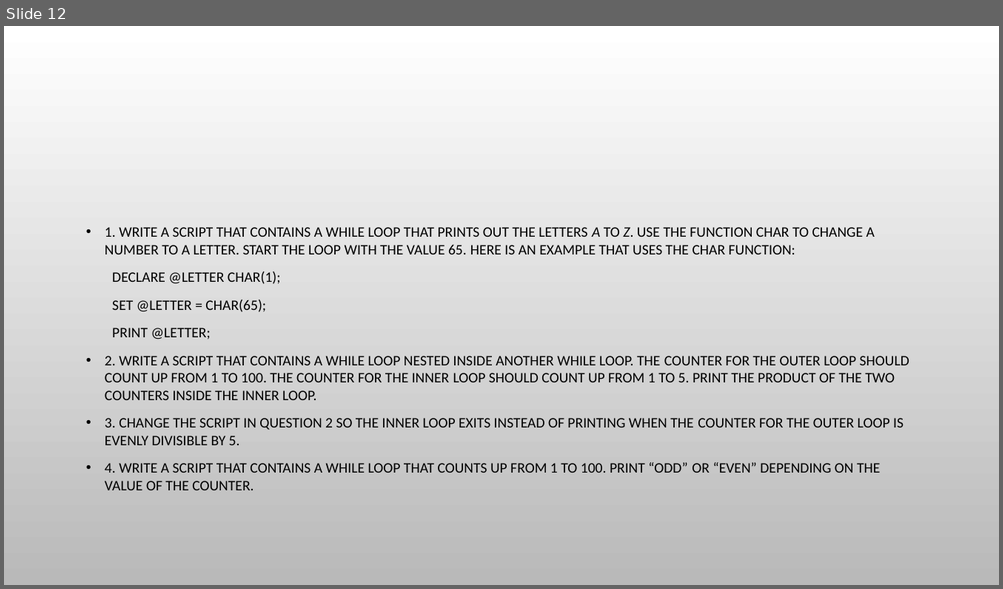
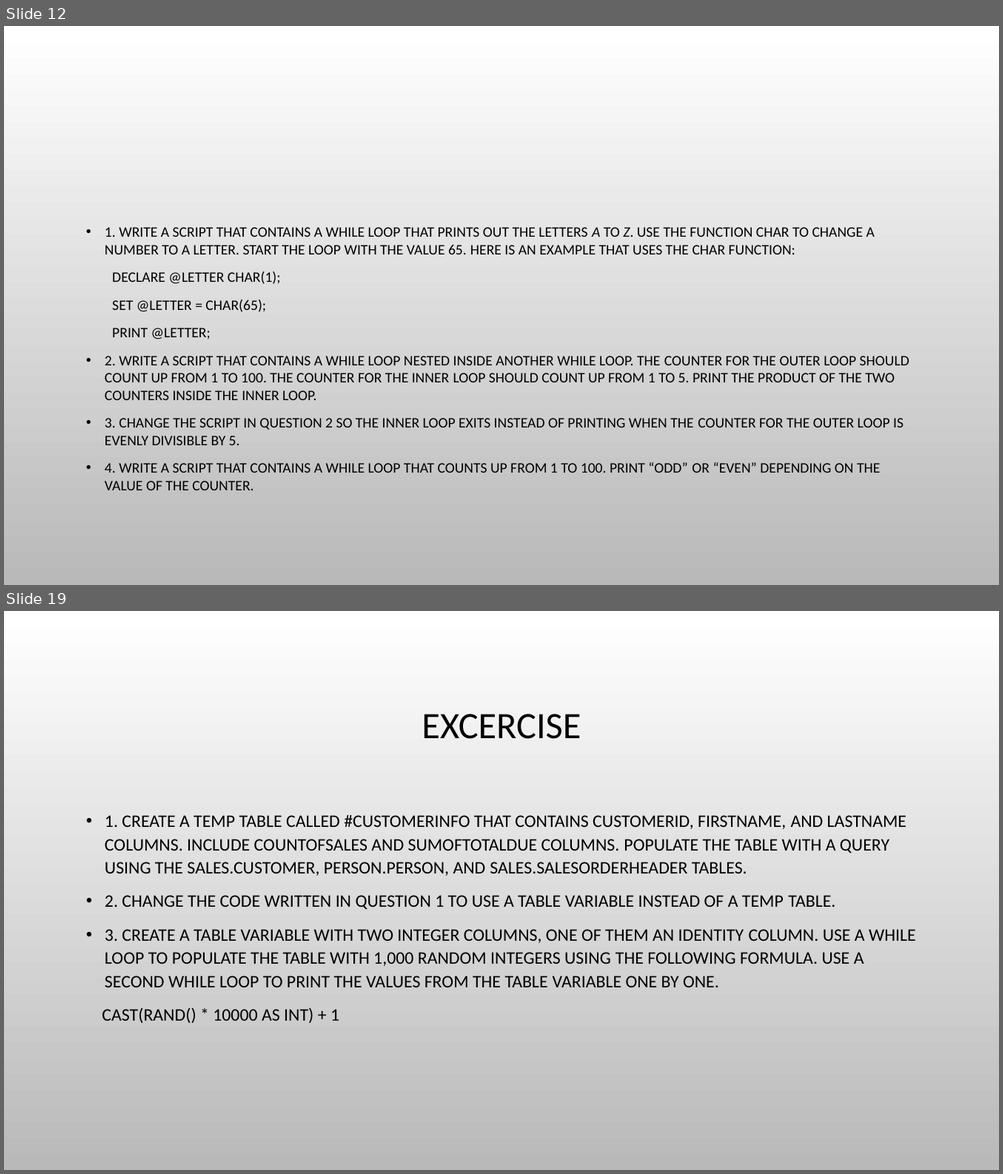
Before and after one commit to urosgodnov/Famnit, a slide deck: PPT/Understanding T-SQL Programming Logic.pptx. Shown one above the other, each under a label of ours: slide 12 before the commit, slides 12 and 19 after it; the slides between them are not shown. The pictures are 1003x589 and 1003x1174 pixels, drawn with LibreOffice and Linux fonts; fonts in the diff are those of the drawing; background and template pictures are left out. Boxes give left, top, right and bottom in pixels: in the first picture for what was removed or moved away, otherwise in the second. Text is boxed around its words. In the diff, an @@ line names an element or a change of style, - is before the commit and + after.

```diff
--- a/PPT/Understanding T-SQL Programming Logic.pptx
+++ b/PPT/Understanding T-SQL Programming Logic.pptx
@@ slide 19 added at (4,611,999,1170), background picture (left out) @@
@@ title added at (421,714,580,739), 36 pt, text #000000 @@
+EXCERCISE
@@ text added at (102,815,916,1023), 17 pt, text #000000 @@
+• 1. CREATE A TEMP TABLE CALLED #CUSTOMERINFO THAT CONTAINS CUSTOMERID, FIRSTNAME, AND LASTNAME COLUMNS. INCLUDE COUNTOFSALES AND SUMOFTOTALDUE COLUMNS. POPULATE THE TABLE WITH A QUERY USING THE SALES.CUSTOMER, PERSON.PERSON, AND SALES.SALESORDERHEADER TABLES.
+• 2. CHANGE THE CODE WRITTEN IN QUESTION 1 TO USE A TABLE VARIABLE INSTEAD OF A TEMP TABLE.
+• 3. CREATE A TABLE VARIABLE WITH TWO INTEGER COLUMNS, ONE OF THEM AN IDENTITY COLUMN. USE A WHILE LOOP TO POPULATE THE TABLE WITH 1,000 RANDOM INTEGERS USING THE FOLLOWING FORMULA. USE A SECOND WHILE LOOP TO PRINT THE VALUES FROM THE TABLE VARIABLE ONE BY ONE.
+CAST(RAND() * 10000 AS INT) + 1
```
Also in this commit, not shown: 6 other slides added, 1 other file.
